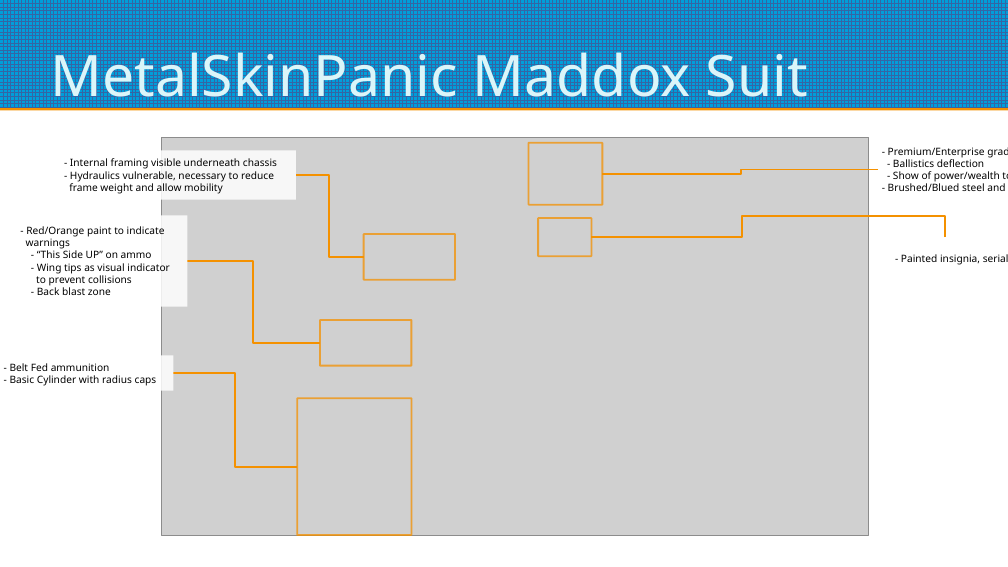
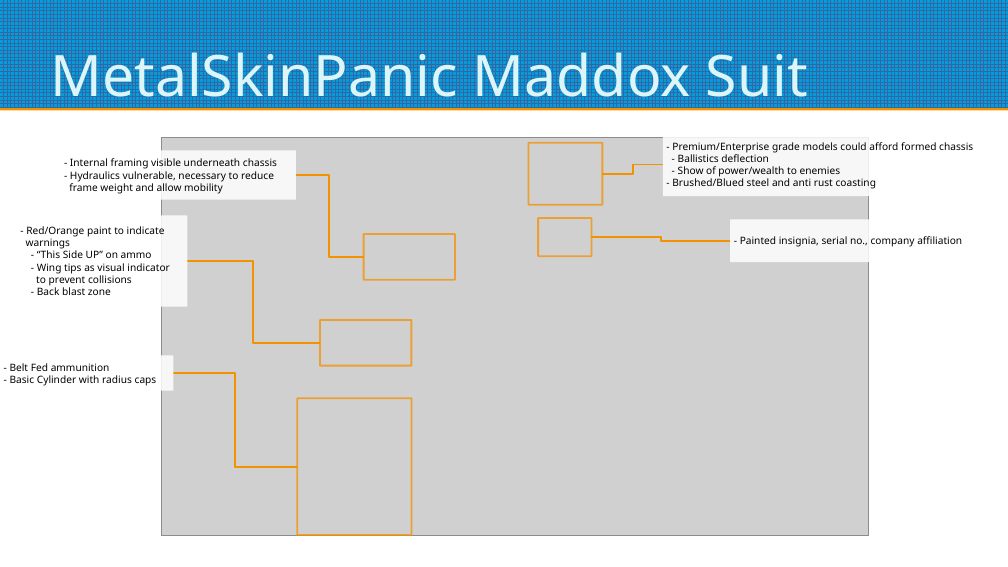
Before and after one commit to BarelyFunctionalCode/codename-uncapped, a slide deck: slide 4 of ArtReferences/Master Art Reference.odp. Drawn at 1008x567 pixels with LibreOffice and Linux fonts; fonts in the diff are those of the drawing; grey boxes stand for pictures. Boxes give left, top, right and bottom in pixels: in the first picture for what was removed or moved away, otherwise in the second. Text is boxed around its words. In the diff, an @@ line names an element or a change of style, - is before the commit and + after.

```diff
--- a/ArtReferences/Master Art Reference.odp
+++ b/ArtReferences/Master Art Reference.odp
@@ rectangle "- Premium/Enterprise grade models could ...": place and size @@
-rectangle "- Premium/Enterprise grade models could ..." at box(888, 147, 1008, 191)
+rectangle "- Premium/Enterprise grade models could ..." at box(663, 133, 996, 196)
@@ elbow line moved from (879, 169) - (603, 174) to (663, 165) - (603, 174) @@
@@ elbow line moved from (946, 238) - (592, 237) to (731, 241) - (592, 237) @@
@@ rectangle "- Painted insignia, serial no., ...": place and size @@
-rectangle "- Painted insignia, serial no., ..." at box(901, 254, 1008, 265)
+rectangle "- Painted insignia, serial no., ..." at box(731, 220, 983, 263)
```
Also in this commit, not shown: 2 other slides changed, 1 other file.
